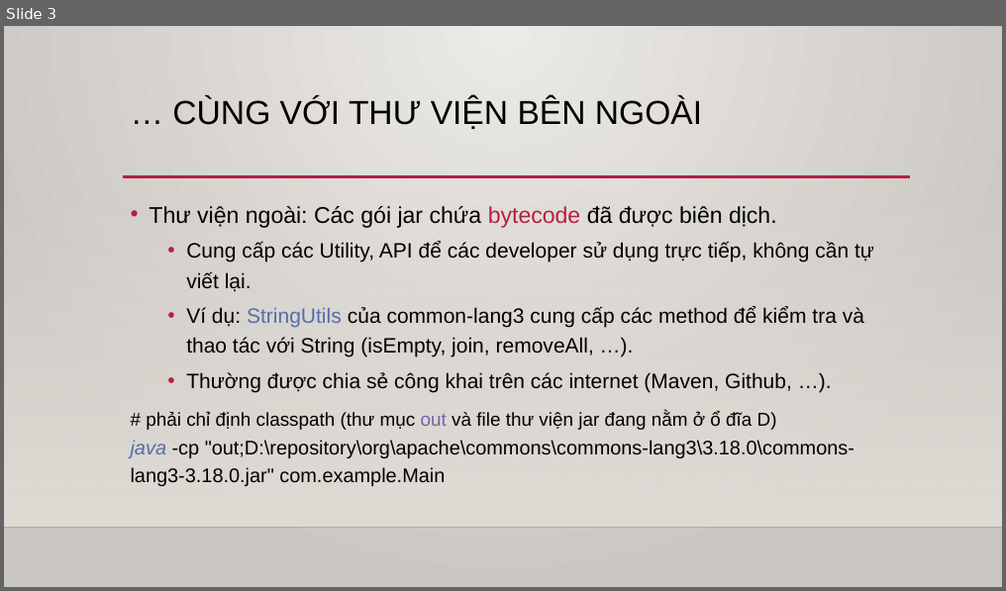
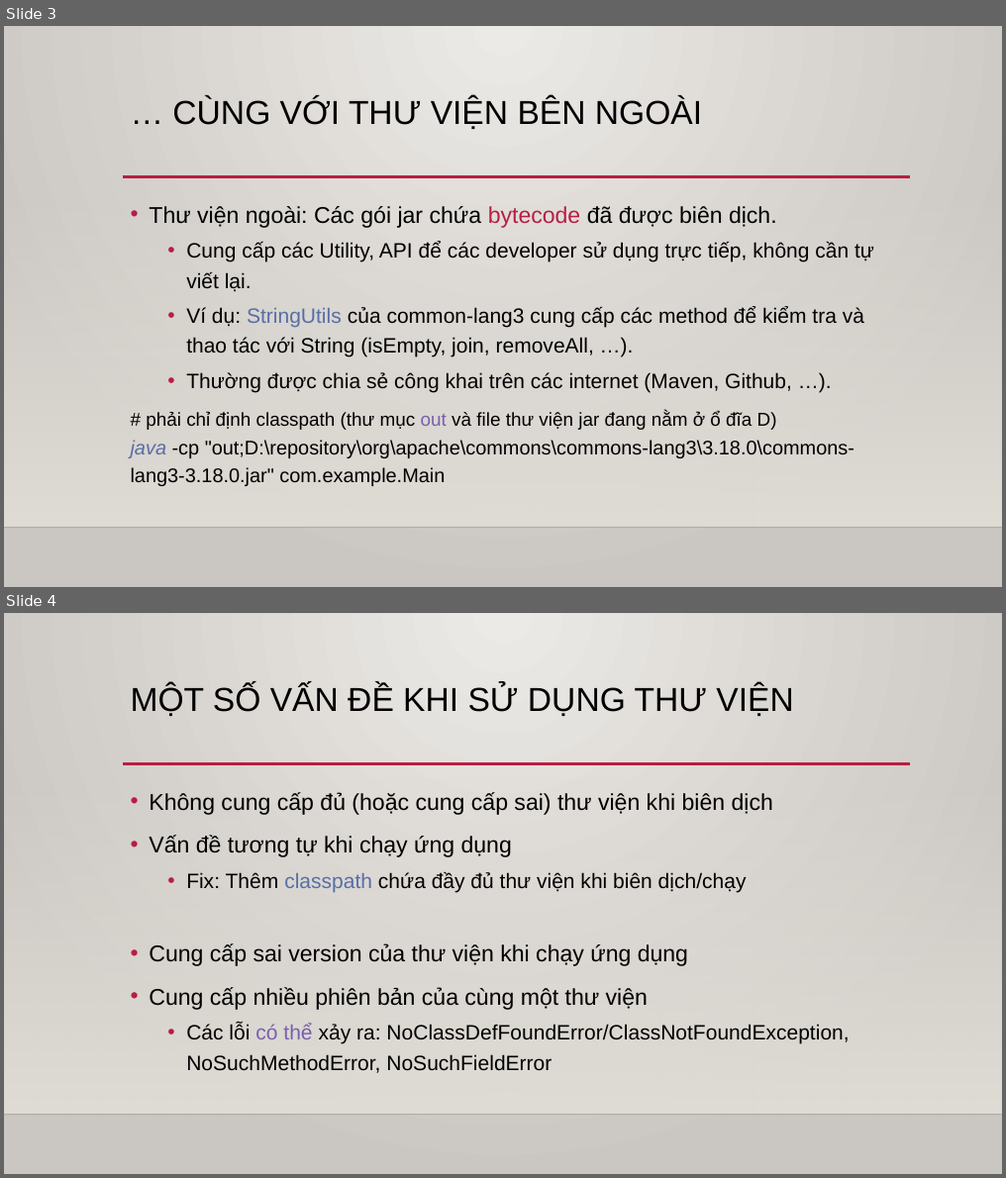
Before and after one commit to anaconda875/command-line, a slide deck: Basic Java.pptx. Shown one above the other, each under a label of ours: slide 3 before the commit, slides 3 and 4 after it. The pictures are 1006x591 and 1006x1178 pixels, drawn with LibreOffice and Linux fonts; fonts in the diff are those of the drawing; background and template pictures are left out. Boxes give left, top, right and bottom in pixels: in the first picture for what was removed or moved away, otherwise in the second. Text is boxed around its words. In the diff, an @@ line names an element or a change of style, - is before the commit and + after.

```diff
--- a/Basic Java.pptx
+++ b/Basic Java.pptx
@@ slide 4 added at (x1=4, y1=613, x2=1002, y2=1174), background gradient #ECEAE7 to #CAC7C1; not listed: 3 template elements that a slide beside it also shows @@
@@ title added at (x1=131, y1=684, x2=793, y2=716), 32 pt, text #000000 @@
+MỘT SỐ VẤN ĐỀ KHI SỬ DỤNG THƯ VIỆN
@@ text added at (x1=149, y1=792, x2=848, y2=1073), 22 pt, text #000000 @@
+• Không cung cấp đủ (hoặc cung cấp sai) thư viện khi biên dịch
+• Vấn đề tương tự khi chạy ứng dụng
+  • Fix: Thêm classpath chứa đầy đủ thư viện khi biên dịch/chạy
+• Cung cấp sai version của thư viện khi chạy ứng dụng
+• Cung cấp nhiều phiên bản của cùng một thư viện
+  • Các lỗi có thể xảy ra: NoClassDefFoundError/ClassNotFoundException, NoSuchMethodError, NoSuchFieldError
```
Also in this commit, not shown: 4 other files.
